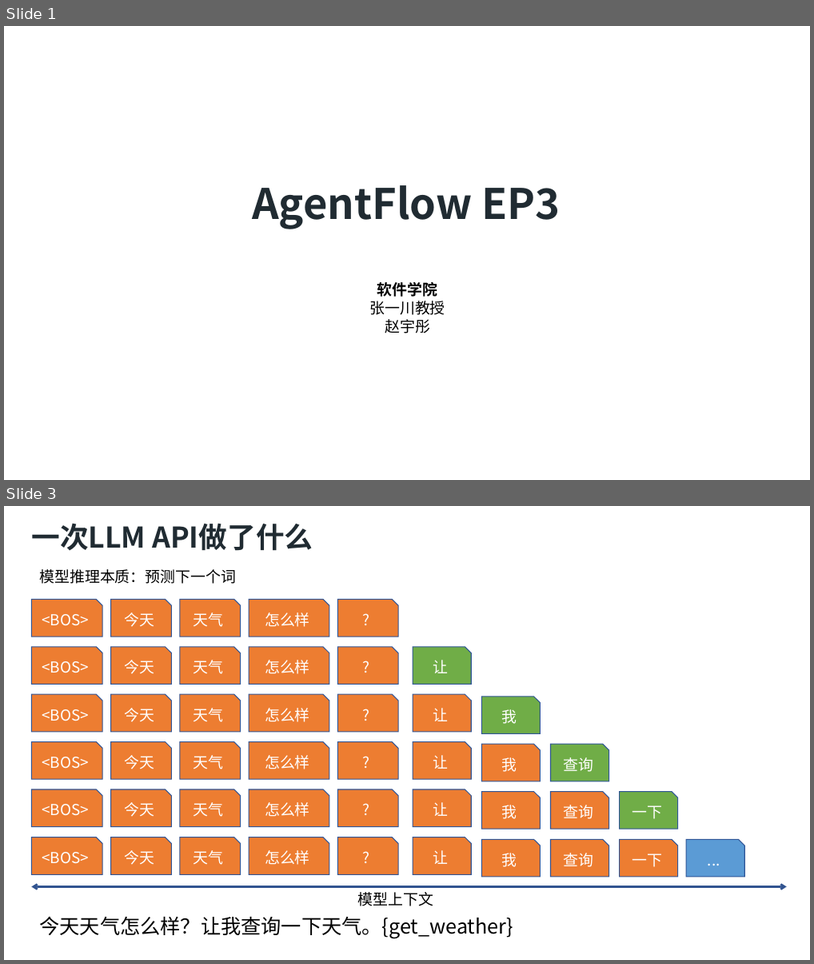
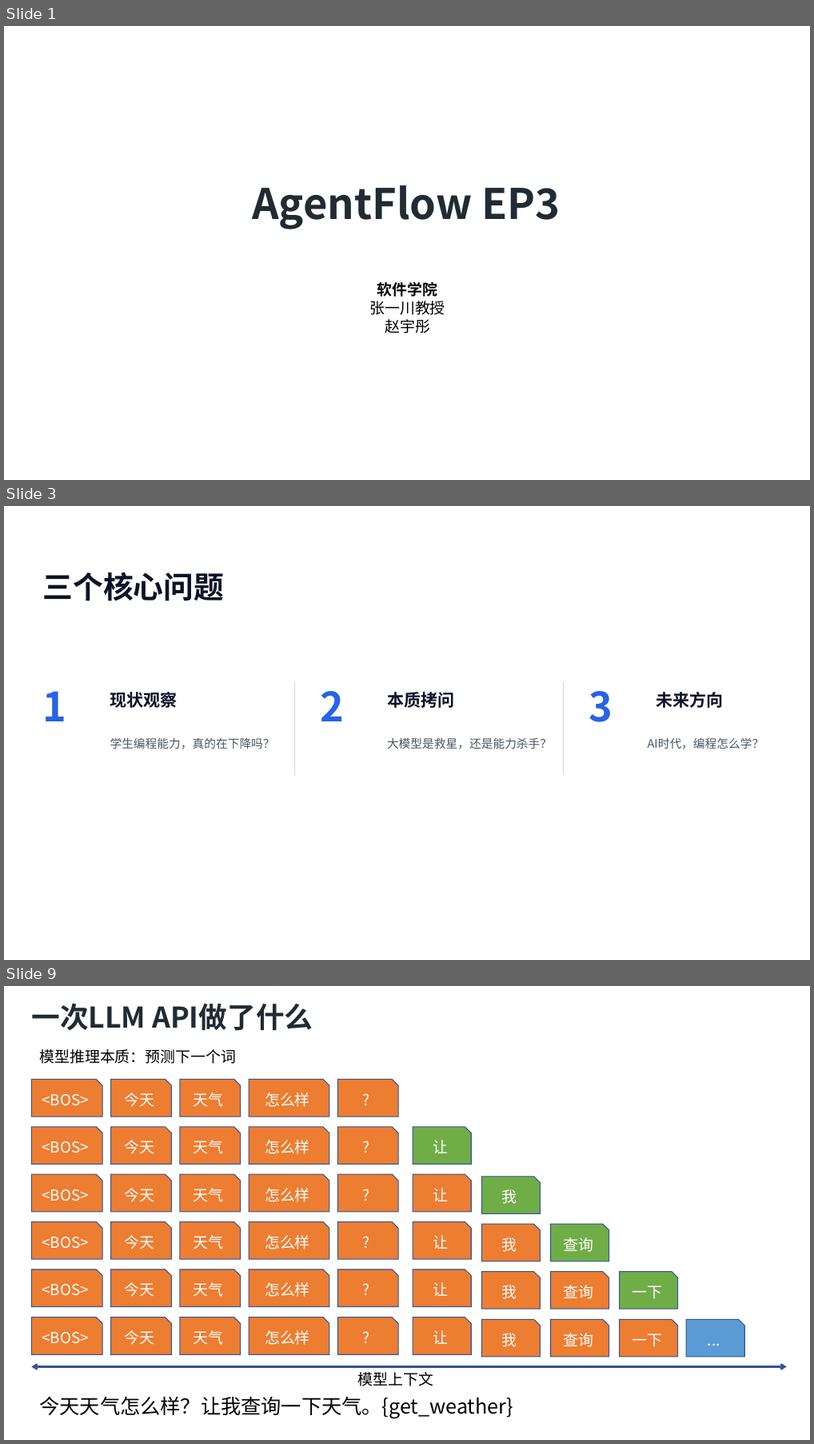
Before and after one commit to SCPZ24/AgentFlow-Salon, a slide deck: PPTs/EP3/Meeting03.pptx. Shown one above the other, each under a label of ours: slides 1 and 3 before the commit, slides 1, 3 and 9 after it; the slides between them are not shown. The pictures are 814x964 and 814x1444 pixels, drawn with LibreOffice and Linux fonts; fonts in the diff are those of the drawing; background and template pictures are left out. Boxes give left, top, right and bottom in pixels: in the first picture for what was removed or moved away, otherwise in the second. Text is boxed around its words. In the diff, an @@ line names an element or a change of style, - is before the commit and + after.

```diff
--- a/PPTs/EP3/Meeting03.pptx
+++ b/PPTs/EP3/Meeting03.pptx
@@ slide 3 added at (4,506,810,960), background #FFFFFF @@
@@ text added at (43,572,225,601), 36 pt, text #0D1326, bold @@
+三个核心问题
@@ text added at (43,691,67,721), 48 pt, text #2563EB, bold @@
+1
@@ text added at (110,692,178,708), 20 pt, text #0D1326, bold @@
+现状观察
@@ line added from (295, 683) to (295, 775), #D1D5DB 1 pt @@
@@ text added at (320,691,344,721), 48 pt, text #2563EB, bold @@
+2
@@ text added at (387,692,454,708), 20 pt, text #0D1326, bold @@
+本质拷问
@@ line added from (563, 683) to (563, 775), #D1D5DB 1 pt @@
@@ text added at (589,691,613,722), 48 pt, text #2563EB, bold @@
+3
@@ text added at (656,692,723,708), 20 pt, text #0D1326, bold @@
+未来方向
@@ text added at (110,737,275,749), 14 pt, text #4B5563 @@
+学生编程能力，真的在下降吗？
@@ text added at (387,737,552,749), 14 pt, text #4B5563 @@
+大模型是救星，还是能力杀手？
@@ text added at (648,737,765,749), 14 pt, text #4B5563 @@
+AI时代，编程怎么学？
@@ what was slide 3 is now slide 9 @@
```
Also in this commit, not shown: 3 slides changed, 6 other slides added, 16 other files.
